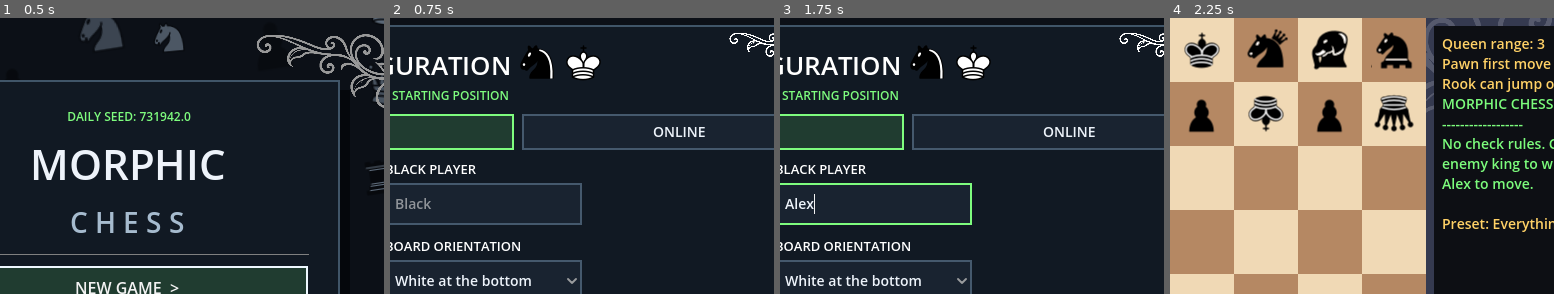
Above: before the commit, frames 1-4 (left to right).
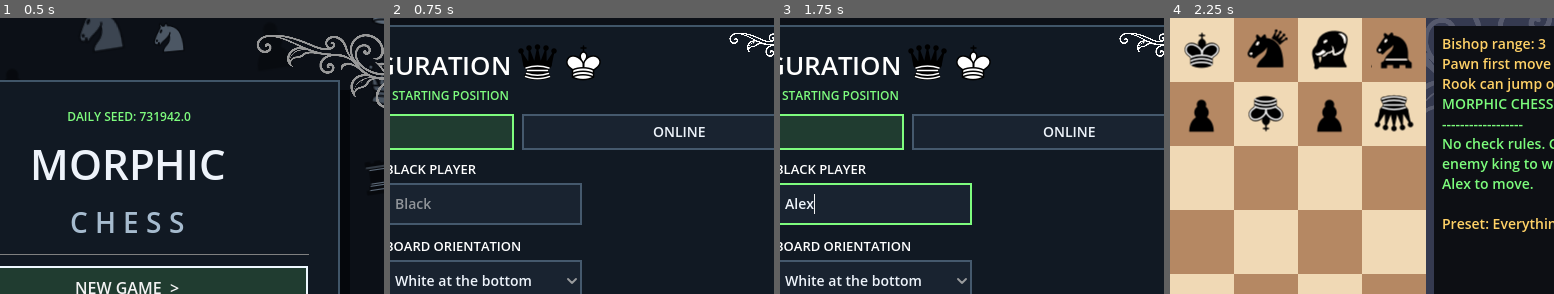
Above: after the commit, the same moments.

Repository: LaRosanera/morphic-chess
Game: Godot game, scene res://Scenes/Main/title_screen.tscn
The game is run twice, just before and just after one commit, with the same random seed, the same clock (stepped at 60 frames per second) and the same inputs.
Inputs (mouse positions are % of the whole screen's width and height, from its top left):
- Up to frame 1 (0.5 s): no input
- Up to frame 2 (0.75 s): click "NEW GAME >" at 0.5 s
- Up to frame 3 (1.75 s): click (19, 34) at 1.27 s; type "Alex" at 1.35 s; click (46, 34) at 1.5 s; type "Alex" at 1.58 s
- Up to frame 4 (2.25 s): click "START GAME >" at 2 s
The pictures show only the part of the screen within x 33-83%, y 0-50%; the shares and areas given below are measured in that part.

Frame 1 is identical in both runs. In frame 2, 0.5% of the frame differs, in the area x 33-44%, y 9-23%; in frame 3, 0.5%; in frame 4, 0.6%, in the area x 70-98%, y 7-13%.

Commit message:
update 0.14
--added f# audio
--O Pitch is adjusted based on piece moved
--Added title.wav
--O Plays throughout the game
--Added two buses (SFX and MUSIC)
--Added pieces affect by randomization
--Fixed setting audio bars
--removed piano.wav because it was the wrong note.
--Fixed audio bus sliders in settings

Diff:
--- a/Scenes/Chess/chess_board.tscn
+++ b/Scenes/Chess/chess_board.tscn
@@ -7,6 +7,7 @@
 [ext_resource type="Texture2D" uid="uid://8n476savhrbw" path="res://assets/icons/rose_vine.svg" id="4_2jdv2"]
 [ext_resource type="PackedScene" uid="uid://cg32l7wtisebm" path="res://Scenes/Chess/classic_white_piece.tscn" id="4_black"]
 [ext_resource type="Texture2D" uid="uid://d017x0hfnqxvm" path="res://assets/icons/settings_icon.svg" id="6_7jloy"]
+[ext_resource type="AudioStream" uid="uid://dkbkm3sdafwob" path="res://assets/audio/f#.wav" id="8_mp02x"]
 
 [sub_resource type="Animation" id="Animation_2jdv2"]
 resource_name = "GLOW"
@@ -244,5 +245,10 @@
 layout_mode = 2
 text = "Knight"
 
+[node name="piano_key_player" type="AudioStreamPlayer2D" parent="." unique_id=669132223]
+stream = ExtResource("8_mp02x")
+volume_db = 2.716
+bus = &"SFX"
+
 [connection signal="pressed" from="UI/Restart" to="." method="restart"]
 [connection signal="pressed" from="UI/settings" to="." method="_on_settings_pressed"]
--- a/Scenes/Chess/classic_black_piece.tscn
+++ b/Scenes/Chess/classic_black_piece.tscn
@@ -161,4 +161,4 @@
 [node name="classic_black_piece" type="AnimatedSprite2D" unique_id=1731590654]
 texture_filter = 2
 sprite_frames = SubResource("SpriteFrames_bhunq")
-animation = &"black_knight"
+animation = &"black_queen"
--- /dev/null
+++ b/Scenes/Global/global_audio.tscn
@@ -0,0 +1,9 @@
+[gd_scene format=3 uid="uid://bjlx8fmf6jbtj"]
+
+[ext_resource type="AudioStream" uid="uid://dvtskcn07bwjh" path="res://assets/audio/title.wav" id="1_tqqf2"]
+
+[node name="GlobalAudio" type="AudioStreamPlayer2D" unique_id=930914368]
+stream = ExtResource("1_tqqf2")
+volume_db = -5.432
+autoplay = true
+bus = &"Music"
--- a/Scenes/Main/settings.tscn
+++ b/Scenes/Main/settings.tscn
@@ -64,9 +64,10 @@
 [node name="Tabs" type="TabContainer" parent="Center/Panel/Margin/Main" unique_id=1993447441]
 layout_mode = 2
 size_flags_vertical = 3
-current_tab = 0
+current_tab = 2
 
 [node name="Game" type="VBoxContainer" parent="Center/Panel/Margin/Main/Tabs" unique_id=95834213]
+visible = false
 layout_mode = 2
 theme_override_constants/separation = 10
 metadata/_tab_index = 0
@@ -135,12 +136,7 @@
 step = 0.01
 value = 1.0
 
-[node name="AudioNote" type="Label" parent="Center/Panel/Margin/Main/Tabs/Audio" unique_id=1573714139]
-layout_mode = 2
-text = "Music and SFX sliders require matching Audio buses."
-
 [node name="Display" type="VBoxContainer" parent="Center/Panel/Margin/Main/Tabs" unique_id=1207496147]
-visible = false
 layout_mode = 2
 theme_override_constants/separation = 12
 metadata/_tab_index = 2
--- /dev/null
+++ b/default_bus_layout.tres
@@ -0,0 +1,15 @@
+[gd_resource type="AudioBusLayout" format=3 uid="uid://cemeehfgwyxt0"]
+
+[resource]
+bus/1/name = &"SFX"
+bus/1/solo = false
+bus/1/mute = false
+bus/1/bypass_fx = false
+bus/1/volume_db = 0.0
+bus/1/send = &"Master"
+bus/2/name = &"Music"
+bus/2/solo = false
+bus/2/mute = false
+bus/2/bypass_fx = false
+bus/2/volume_db = 0.0
+bus/2/send = &"Master"
--- a/project.godot
+++ b/project.godot
@@ -18,6 +18,7 @@
 [autoload]
 
 NetworkManager="*uid://c20sk08ph4bgi"
+GlobalAudio="*uid://bjlx8fmf6jbtj"
 
 [display]
 
--- a/scripts/chess/chessBoardScript.gd
+++ b/scripts/chess/chessBoardScript.gd
@@ -10,11 +10,24 @@
 	"rook", "knight", "bishop", "queen",
 	"king", "bishop", "knight", "rook"
 ]
-
+const PIECE_PITCHES := {
+	"pawn": -6,      # C4
+	"knight": -5,    # C#4
+	"bishop": -4,    # D4
+	"rook": -3,      # D#4
+	"queen": -2,     # E4
+	"king": -1,      # F4
+	"amazon": 0,     # F#4
+	"camel": 1,      # G4
+	"elephant": 2,   # G#4
+	"empress": 3,    # A4
+	"princess": 4,   # A#4
+	"man": 5,        # B4
+	"minister": 6    # C5
+}
 const SETTINGS_SCENE = preload("res://Scenes/Main/settings.tscn")
 const SETUP_SCENE := "res://Scenes/Main/game_setup.tscn"
 const DEFAULT_PRESET := "res://assets/board/board_layouts/everything.json"
-
 ## Static so it survives restart() reloading the scene.
 static var preset_path := DEFAULT_PRESET
 
@@ -24,7 +37,7 @@
 @onready var status: Label = $UI/Status
 @onready var picker: Control = $UI/PromotionPicker
 @onready var log_box: RichTextLabel = $UI/Terminal/Log
-
+@onready var piano_key_player: AudioStreamPlayer2D = $piano_key_player
 var daily_changes: Array[String] = []
 
 var player1_name := "White"
@@ -287,7 +300,6 @@
 	_deselect()
 	_online_sync.submit(from, to, promo)
 
-
 func _apply_move(from: Vector2i, to: Vector2i, promo: String) -> void:
 	var piece: AnimatedSprite2D = grid.get(from)
 	if piece == null:
@@ -296,6 +308,13 @@
 	awaiting_result = false
 	pending_promo.clear()
 	_promotion_ui.hide()
+
+	var piece_type := MoveRule.type_of(piece)
+	var semitones: int = PIECE_PITCHES.get(piece_type, 0)
+	print(MoveRule.type_of(piece))
+	piano_key_player.pitch_scale = pow(2.0, float(semitones) / 12.0)
+	print(piano_key_player.pitch_scale)
+	piano_key_player.play()
 
 	var victim_type := _state.move_piece(from, to)
 	_view.slide(piece, to)
@@ -314,7 +333,6 @@
 	_state.end_turn()
 	_update_status()
 
-
 func _on_move_rejected() -> void:
 	awaiting_result = false
 	_deselect()
--- a/scripts/main/rule_setup.gd
+++ b/scripts/main/rule_setup.gd
@@ -114,7 +114,7 @@
 	game_log: GameLog
 ) -> void:
 	# FEATURE 1: Randomize a standard sliding piece's range.
-	var sliding_pieces := ["rook", "bishop", "queen"]
+	var sliding_pieces := ["rook", "bishop", "queen", "king", "elephant"]
 	var chosen_piece: String = sliding_pieces[
 		rng.randi_range(0, sliding_pieces.size() - 1)
 	]
Not shown, changed: assets/audio/f#.wav.import
Not shown, added: assets/audio/title.wav.import
Not shown, added: assets/audio/f#.wav
Not shown, removed: assets/audio/piano.wav
Not shown, added: assets/audio/title.wav
